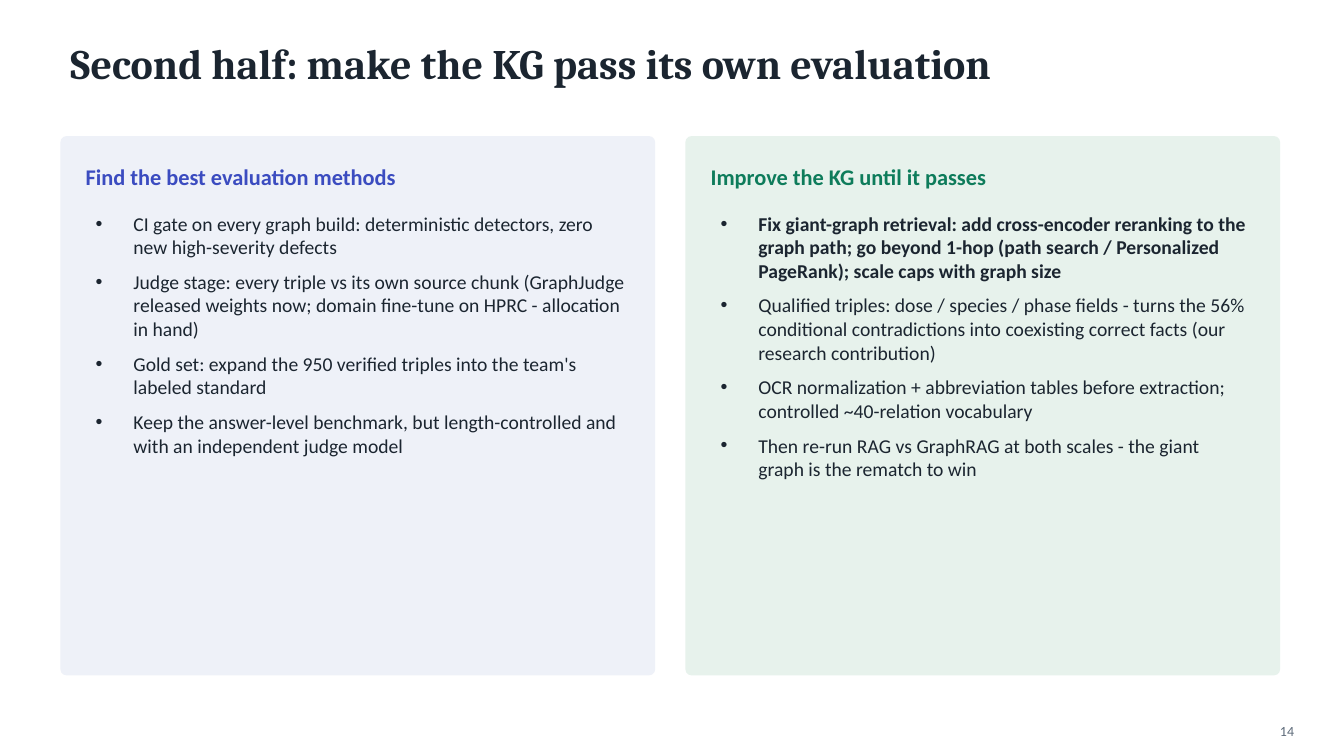
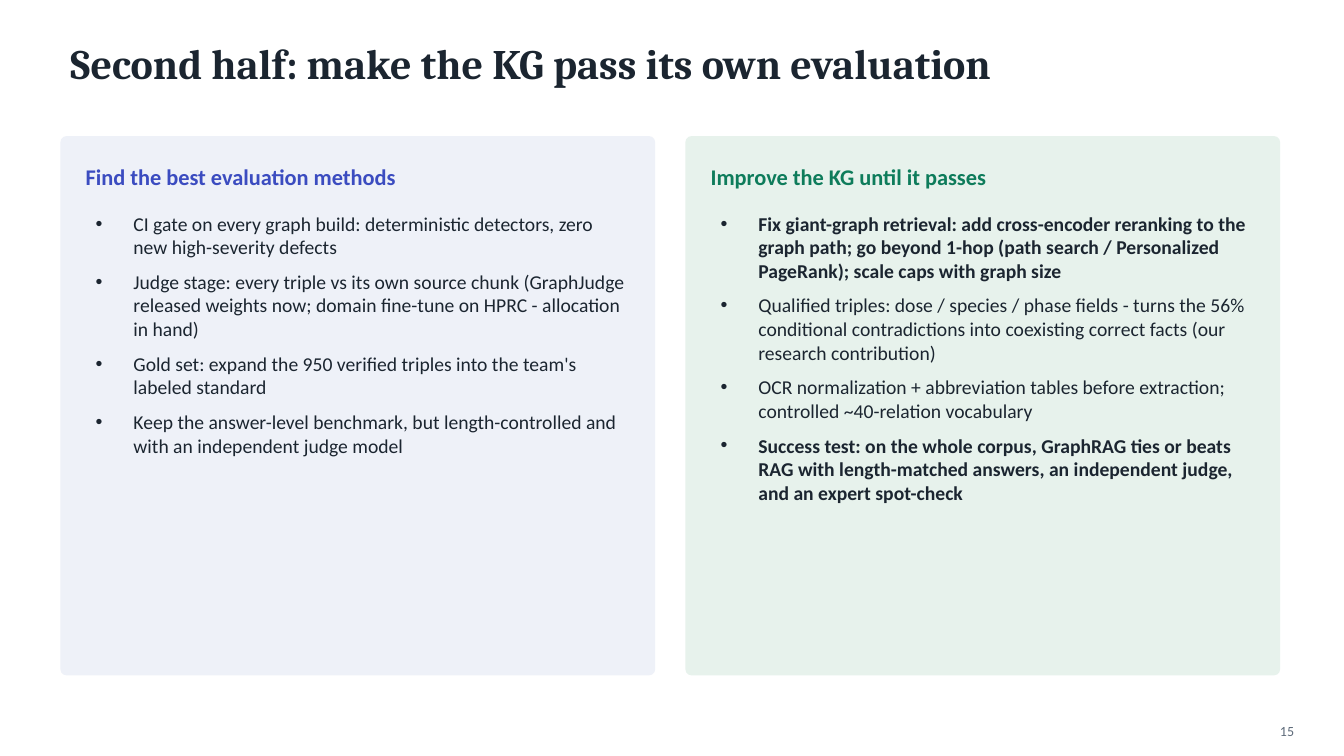
Before and after one commit to ssrikar1503/directed-studies-kgcompass, a slide deck: slide 15 of KGCompass_Midpoint_Presentation.pptx (slide 14 before the commit). Drawn at 1344x756 pixels with LibreOffice and Linux fonts; fonts in the diff are those of the drawing. Boxes give left, top, right and bottom in pixels: in the first picture for what was removed or moved away, otherwise in the second. Text is boxed around its words. In the diff, an @@ line names an element or a change of style, - is before the commit and + after.

Commit message:
Incorporate Setting B measured results, problem slide, and success test from teammate's eval

```diff
--- a/KGCompass_Midpoint_Presentation.pptx
+++ b/KGCompass_Midpoint_Presentation.pptx
@@ text at box(758, 439, 1232, 503): text changed; bold on @@
-• Then re-run RAG vs GraphRAG at both scales - the giant graph is the rematch to win
+• Success test: on the whole corpus, GraphRAG ties or beats RAG with length-matched answers, an independent judge, and an expert spot-check
@@ page number at box(1280, 727, 1294, 736): text changed @@
-14
+15
```
Also in this commit, not shown: 3 other slides changed, 1 slide added.
